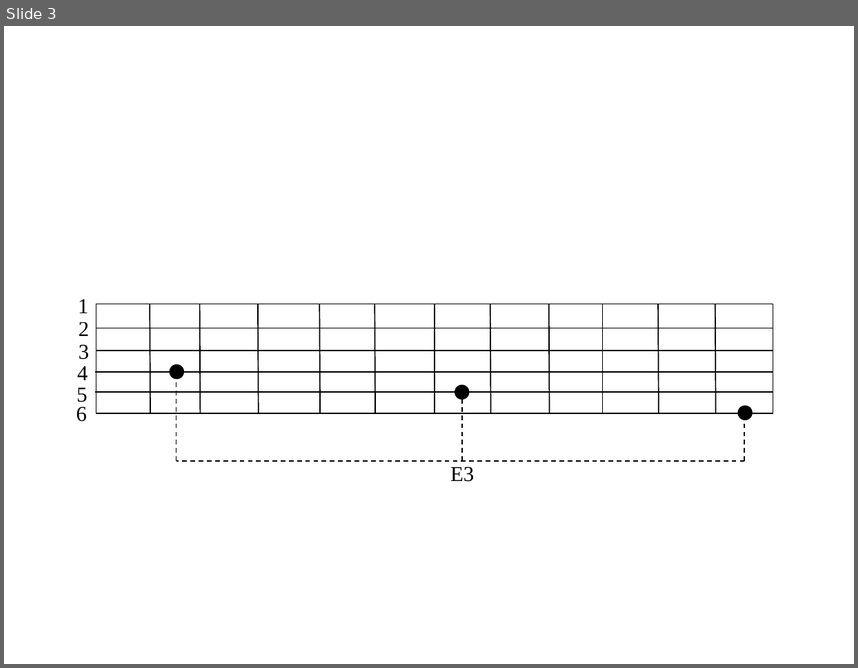
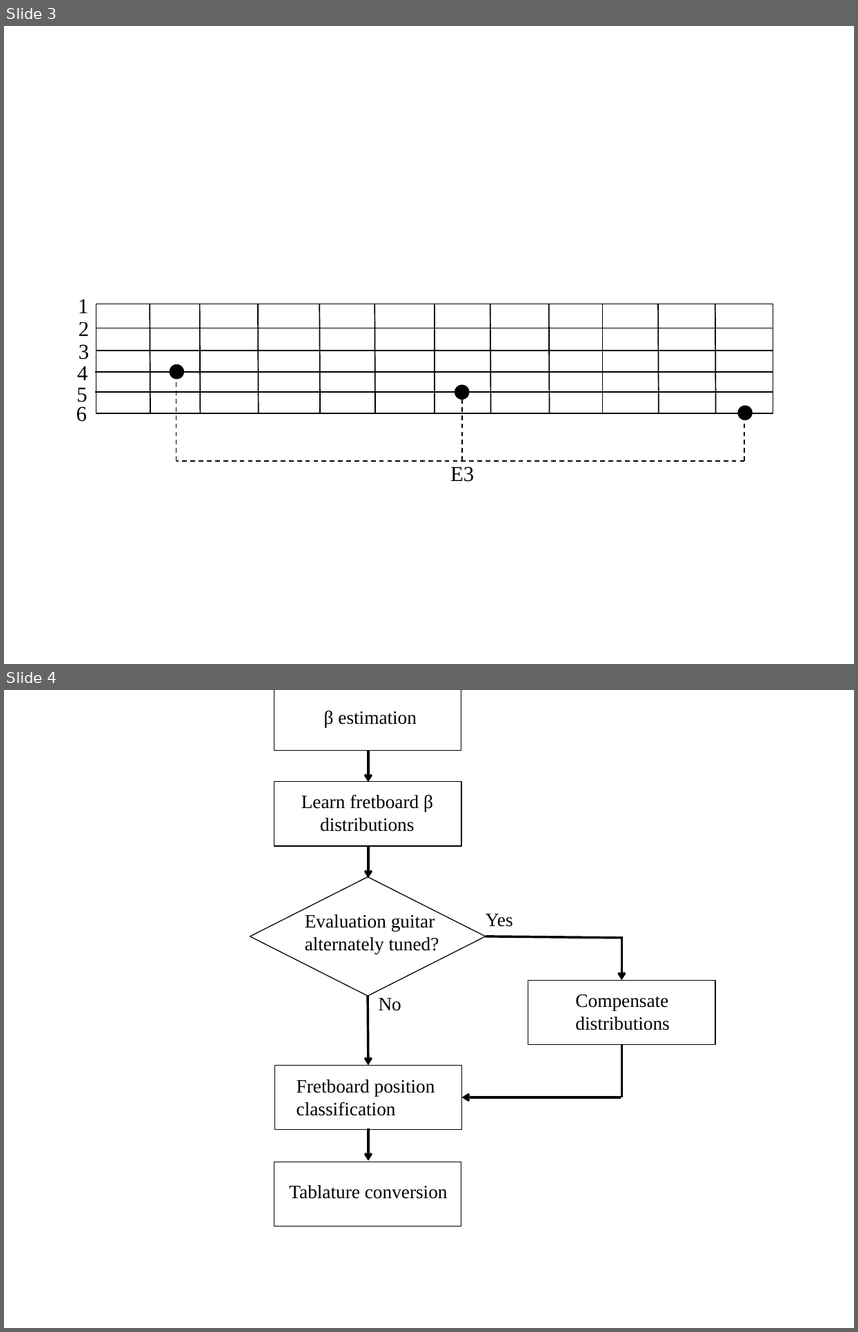
Before and after one commit to jmichel3/ms-thesis, a slide deck: final/flowchart.pptx. Shown one above the other, each under a label of ours: slide 3 before the commit, slides 3 and 4 after it. The pictures are 858x668 and 858x1332 pixels, drawn with LibreOffice and Linux fonts; fonts in the diff are those of the drawing; background and template pictures are left out. Boxes give left, top, right and bottom in pixels: in the first picture for what was removed or moved away, otherwise in the second. Text is boxed around its words. In the diff, an @@ line names an element or a change of style, - is before the commit and + after.

```diff
--- a/final/flowchart.pptx
+++ b/final/flowchart.pptx
@@ slide 4 added at (4,690,854,1328), background #FFFFFF @@
@@ group added at (250,690,715,1226): 8 texts, 6 arrows, 5 rectangles, 2 lines, 1 diamond @@
+β estimation
+Evaluation guitar alternately tuned?
+Learn fretboard β distributions
+Yes
+No
+Compensate distributions
+Fretboard position classification
+Tablature conversion
```
Also in this commit, not shown: 11 other files.
